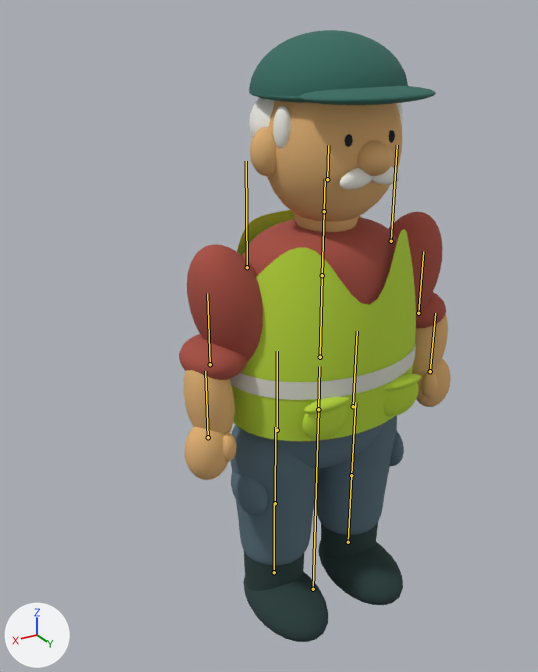
Before and after pictures for a commit that changed the glTF model assets/characters/janitor/models/janitor-street-sweeper.glb.
Camera for both pictures: a camera (50 mm lens) standing at (1.7, 2.4, 2.64) and looking at (0.11, -0.24, 1.32). The axes (+X, +Y, +Z) are drawn at lower left. The lights are the same throughout. The picture after the commit comes second. The bones that bend it are drawn over the model as lines.

In view in the first picture: 'janitor-boots', 'janitor-cap', 'janitor-eyes', 'janitor-hair', 'janitor-reflective-stripe', 'janitor-shirt', 'janitor-skin', 'janitor-trousers', 'janitor-vest'.
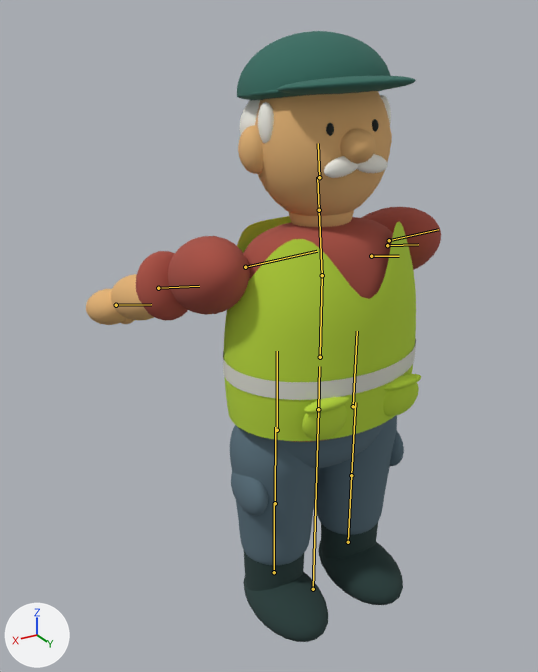
The newer file adds an action. The first version stands in its rest pose; the second is drawn at frame 8 of the action 'shoo'.

What differs and where, as boxes (x1, y1, x2, y2) in the pictures (538 x 672 px):
```json
{"object": "janitor-vest", "change": "posed", "before": [231, 210, 421, 441], "after": [224, 216, 421, 441]}
{"object": "janitor-skin", "change": "posed", "before": [184, 100, 451, 480], "after": [86, 91, 392, 325], "on screen": "15% wider, 38% shorter"}
{"object": "janitor-shirt", "change": "posed", "before": [179, 211, 446, 442], "after": [136, 207, 441, 442], "on screen": "14% wider"}
{"object": "janitor-cap", "change": "posed", "before": [249, 30, 436, 105], "after": [237, 31, 416, 100], "on screen": "8% shorter"}
{"object": "janitor-hair", "change": "posed", "before": [249, 98, 403, 190], "after": [239, 95, 391, 178], "on screen": "10% shorter"}
{"object": "janitor-eyes", "change": "posed", "before": [345, 130, 395, 147], "after": [326, 119, 379, 136]}
{"bone": "chest", "before": "(322, 275) to (324, 211)", "after": "(322, 275) to (319, 210)"}
{"bone": "head", "before": "(327, 179) to (328, 145)", "after": "(319, 177) to (318, 143)"}
{"bone": "left_shoulder", "before": "(391, 241) to (397, 145)", "after": "(389, 240) to (438, 229)"}
{"bone": "left_elbow", "before": "(418, 313) to (423, 251)", "after": "(387, 245) to (418, 244)"}
{"bone": "right_shoulder", "before": "(247, 267) to (246, 161)", "after": "(245, 267) to (317, 251)"}
{"bone": "right_elbow", "before": "(210, 364) to (207, 293)", "after": "(158, 288) to (199, 286)"}
```

The change, as JSON lines over the scene's bpy script:
```json
{"block": "bone_chest", "where": "bone_chest = bpy.data.objects['street-janitor'].pose.bones['chest']  # child of 'spine'"}
{"op": "set", "path": "bone_chest.rotation_quaternion", "old": "(1.0, 0.0, 0.0, 0.0)", "new": "(0.998, 0.066, 0.0, 0.0)", "note": "degrees (0, 0, 0) -> degrees (8, 0, 0)"}
{"block": "bone_head", "where": "bone_head = bpy.data.objects['street-janitor'].pose.bones['head']  # child of 'neck'"}
{"op": "set", "path": "bone_head.rotation_quaternion", "old": "(1.0, 0.0, 0.0, 0.0)", "new": "(0.999, 0.0, -0.037, 0.0)", "note": "degrees (0, 0, 0) -> degrees (0, -4, 0)"}
{"block": "bone_left_shoulder", "where": "bone_left_shoulder = bpy.data.objects['street-janitor'].pose.bones['left_shoulder']  # child of 'chest'"}
{"op": "set", "path": "bone_left_shoulder.rotation_quaternion", "old": "(1.0, 0.0, 0.0, 0.0)", "new": "(0.783, -0.612, -0.056, -0.074)", "note": "degrees (0, 0, 0) -> degrees (-76, -10, -3)"}
{"block": "bone_left_elbow", "where": "bone_left_elbow = bpy.data.objects['street-janitor'].pose.bones['left_elbow']  # child of 'left_shoulder'"}
{"op": "set", "path": "bone_left_elbow.rotation_quaternion", "old": "(1.0, 0.0, 0.0, 0.0)", "new": "(0.999, -0.044, 0.0, 0.0)", "note": "degrees (0, 0, 0) -> degrees (-5, 0, 0)"}
{"block": "bone_right_shoulder", "where": "bone_right_shoulder = bpy.data.objects['street-janitor'].pose.bones['right_shoulder']  # child of 'chest'"}
{"op": "set", "path": "bone_right_shoulder.rotation_quaternion", "old": "(1.0, 0.0, 0.0, 0.0)", "new": "(0.783, -0.612, 0.056, 0.074)", "note": "degrees (0, 0, 0) -> degrees (-76, 10, 3)"}
{"block": "bone_right_elbow", "where": "bone_right_elbow = bpy.data.objects['street-janitor'].pose.bones['right_elbow']  # child of 'right_shoulder'"}
{"op": "set", "path": "bone_right_elbow.rotation_quaternion", "old": "(1.0, 0.0, 0.0, 0.0)", "new": "(0.999, -0.044, 0.0, 0.0)", "note": "degrees (0, 0, 0) -> degrees (-5, 0, 0)"}
```
